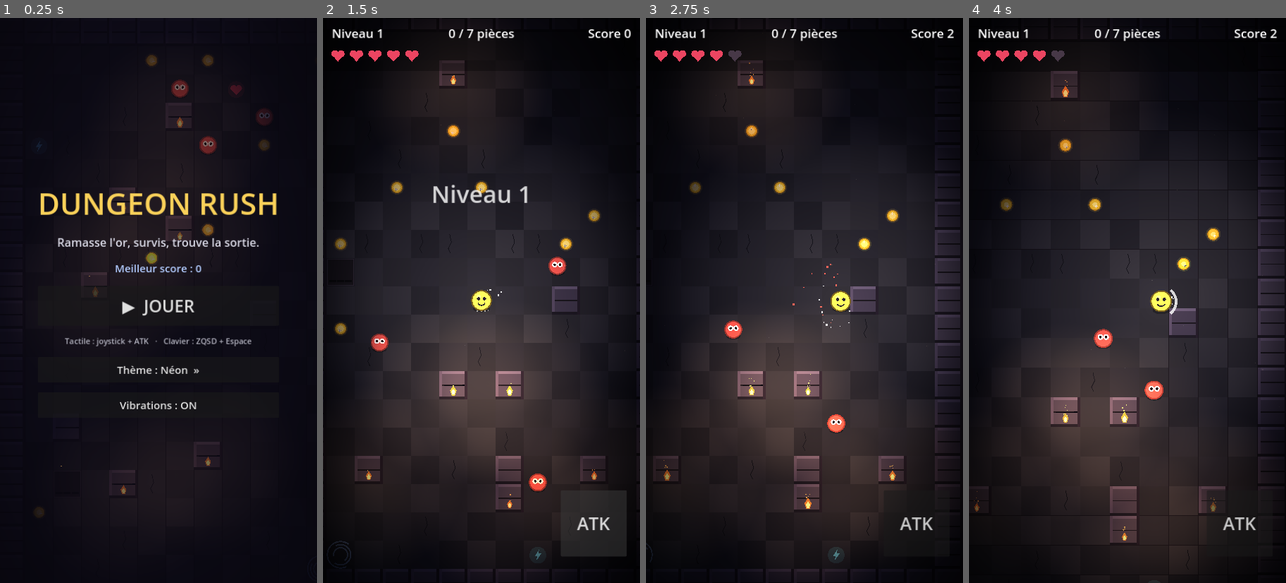
Above: before the commit, frames 1-4 (left to right).
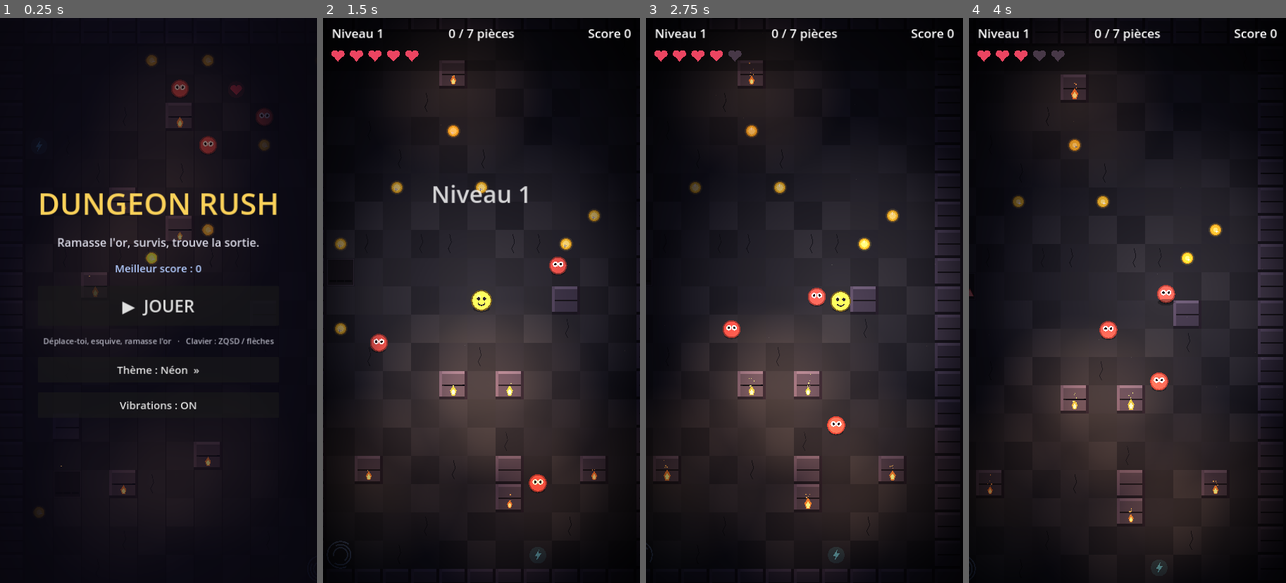
Above: after the commit, the same moments.

Repository: keerigan/godot-dungeon
Game: Godot game, scene res://scenes/Main.tscn
Same seed, same stepped clock (60 frames per second), same inputs: the game is played once before the commit and once after it.
Inputs (mouse positions are in pixels of both pictures, inside the frame that each line leads up to):
- Up to frame 1 (0.25 s): no input
- Up to frame 2 (1.5 s): click "▶ JOUER" at 0.5 s; click (592, 520) at 1.25 s, where only the run before the commit has a clickable "ATK"
- Up to frame 3 (2.75 s): move the mouse to (874, 272) at 2.02 s; hold D from 2.03 s (still down); hold Space from 2.03 s (still down); click (874, 272) at 2.17 s
- Up to frame 4 (4 s): release D at 2.75 s; release Space at 2.75 s; drag from (1064, 328) to (1187, 244) at 2.77 s; move the mouse to (1159, 176) at 3.52 s; hold D from 3.53 s (still down); hold Space from 3.53 s (still down)

The runs differ from the first frame. In frame 1, 0.5% of the frame differs, in the area x 13-87%, y 56-59%; in frame 2, 0.9%; in frame 3, 0.5%; in frame 4, 5.3%, in the area x 0-100%, y 2-99%.

Commit message:
Passage en jeu d'esquive : retrait de l'attaque, rééquilibrage
- Suppression de l'attaque (bouton ATK + Espace) et de son code
- Joystick tactile sur tout l'écran (jeu à un pouce)
- Ennemis plafonnés sous la vitesse du héros (toujours semables) et limités
  en nombre (max 8) pour rester jouable sans riposte
- Les pièges restent le seul moyen d'éliminer les ennemis (les y attirer)
- Écran-titre : texte d'aide mis à jour ; README actualisé

Validé : import + partie simulée headless sans erreur.

Co-Authored-By: Claude Opus 4.8 <noreply@anthropic.com>
Claude-Session: https://claude.ai/code/session_01WATrZWmuEbz921xMfBvaBQ

Diff:
--- a/scripts/Enemy.gd
+++ b/scripts/Enemy.gd
@@ -30,7 +30,7 @@
 		Kind.FAST:
 			radius = 15.0
 			hp = 1
-			speed = min(150.0 + level * 14.0, 300.0)
+			speed = min(140.0 + level * 12.0, 240.0)   # < vitesse du héros
 			body_color = Color(0.95, 0.55, 0.22)
 		Kind.TANK:
 			radius = 26.0
@@ -40,7 +40,7 @@
 		_:
 			radius = 19.0
 			hp = 1
-			speed = min(95.0 + level * 12.0, 230.0)
+			speed = min(95.0 + level * 10.0, 215.0)
 			body_color = Color(0.87, 0.33, 0.31)
 
 
--- a/scripts/Game.gd
+++ b/scripts/Game.gd
@@ -270,7 +270,7 @@
 		_spawn_powerup(free_cells.pop_back(), kind)
 
 	# Ennemis variés, loin du héros
-	var enemy_count := 2 + level
+	var enemy_count := mini(2 + level, 8)
 	var placed := 0
 	for c in free_cells:
 		if placed >= enemy_count:
@@ -342,31 +342,6 @@
 		player.grant_speed(6.0)
 		_burst(player.global_position, Color(0.4, 0.9, 1.0), 12, 170.0, 0.5)
 	_update_hud()
-
-
-func _on_player_attacked() -> void:
-	if state != State.PLAYING:
-		return
-	Sfx.play(Sfx.attack)
-	add_shake(5.0)
-	_camera_punch()
-	_burst(player.global_position + player.facing * 22.0, Color(1, 1, 1, 0.9), 10, 220.0, 0.3)
-	var survivors: Array[Enemy] = []
-	for e in enemies:
-		if not is_instance_valid(e):
-			continue
-		var reach := Player.ATTACK_RADIUS + e.radius
-		if player.global_position.distance_to(e.global_position) <= reach:
-			var dir := e.global_position - player.global_position
-			if dir.length() < 0.01:
-				dir = player.facing
-			if e.take_hit(dir):
-				_kill_enemy(e)
-			else:
-				survivors.append(e)
-		else:
-			survivors.append(e)
-	enemies = survivors
 
 
 func _kill_enemy(e: Enemy) -> void:
@@ -598,7 +573,6 @@
 	player = Player.new()
 	player.z_index = 3   # le héros est toujours au premier plan
 	player.died.connect(_on_player_died)
-	player.attacked.connect(_on_player_attacked)
 	player.health_changed.connect(func(_c, _m): _update_hud())
 	player.coins_changed.connect(func(_c): _update_hud())
 	add_child(player)
@@ -816,23 +790,8 @@
 	joystick = VirtualJoystick.new()
 	hud_root.add_child(joystick)
 
-	var attack_btn := Button.new()
-	attack_btn.text = "ATK"
-	attack_btn.add_theme_font_size_override("font_size", 40)
-	attack_btn.size = Vector2(150, 150)
-	attack_btn.position = Vector2(540, 1070)
-	attack_btn.focus_mode = Control.FOCUS_NONE
-	attack_btn.modulate = Color(1, 1, 1, 0.88)
-	attack_btn.pressed.connect(_on_attack_button)
-	hud_root.add_child(attack_btn)
-
 	_build_title_ui()
 	_build_gameover_ui()
-
-
-func _on_attack_button() -> void:
-	if state == State.PLAYING:
-		player.try_attack()
 
 
 func _build_vignette() -> void:
@@ -937,7 +896,7 @@
 	box.add_child(play)
 
 	var hint := Label.new()
-	hint.text = "Tactile : joystick + ATK   ·   Clavier : ZQSD + Espace"
+	hint.text = "Déplace-toi, esquive, ramasse l'or   ·   Clavier : ZQSD / flèches"
 	hint.horizontal_alignment = HORIZONTAL_ALIGNMENT_CENTER
 	hint.add_theme_font_size_override("font_size", 18)
 	hint.add_theme_color_override("font_color", Color(0.7, 0.7, 0.75))
--- a/scripts/Player.gd
+++ b/scripts/Player.gd
@@ -7,13 +7,9 @@
 signal died
 signal health_changed(current: int, maximum: int)
 signal coins_changed(count: int)
-signal attacked                          ## Émis quand le héros donne un coup
 
-const SPEED := 260.0
+const SPEED := 265.0
 const RADIUS := 22.0
-const ATTACK_RADIUS := 78.0              ## Portée du coup
-const ATTACK_COOLDOWN := 0.40            ## Délai entre deux coups
-const ATTACK_ANIM := 0.18                ## Durée de l'effet visuel du coup
 
 var max_health := 5
 var health := 5
@@ -21,8 +17,6 @@
 var invuln := 0.0                       ## Temps d'invincibilité restant (secondes)
 var joystick_vector := Vector2.ZERO      ## Rempli par le joystick tactile
 var facing := Vector2.RIGHT              ## Dernière direction de déplacement
-var attack_cd := 0.0                     ## Recharge restante du coup
-var attack_anim := 0.0                   ## Temps restant de l'effet visuel
 var speed_boost := 0.0                    ## Temps restant du bonus de vitesse
 var _bob := 0.0                           ## Animation de balancement
 var _blink := 0.0                         ## Temps restant d'un clignement
@@ -58,16 +52,8 @@
 	velocity = dir * spd
 	move_and_slide()
 
-	# Attaque au clavier (Espace) — la recharge empêche le spam
-	if Input.is_physical_key_pressed(KEY_SPACE):
-		try_attack()
-
 	if invuln > 0.0:
 		invuln -= delta
-	if attack_cd > 0.0:
-		attack_cd -= delta
-	if attack_anim > 0.0:
-		attack_anim -= delta
 	if speed_boost > 0.0:
 		speed_boost -= delta
 	# Clignement d'yeux périodique
@@ -78,15 +64,8 @@
 	if _blink > 0.0:
 		_blink -= delta
 	# Toujours redessiner : garantit le retour à l'état normal après le
-	# clignotement d'invincibilité / l'effet de coup.
+	# clignotement d'invincibilité.
 	queue_redraw()
-
-func try_attack() -> void:
-	if attack_cd > 0.0:
-		return
-	attack_cd = ATTACK_COOLDOWN
-	attack_anim = ATTACK_ANIM
-	attacked.emit()
 
 func take_damage(amount: int) -> void:
 	if invuln > 0.0:
@@ -113,8 +92,6 @@
 func reset() -> void:
 	health = max_health
 	invuln = 0.0
-	attack_cd = 0.0
-	attack_anim = 0.0
 	speed_boost = 0.0
 	joystick_vector = Vector2.ZERO
 	velocity = Vector2.ZERO
@@ -126,14 +103,6 @@
 	draw_set_transform(Vector2(0, RADIUS * 0.85), 0.0, Vector2(1.0, 0.42))
 	draw_circle(Vector2.ZERO, RADIUS * 0.85, Color(0, 0, 0, 0.30))
 	draw_set_transform(Vector2.ZERO, 0.0, Vector2.ONE)
-
-	# Effet de coup : arc lumineux devant le héros
-	if attack_anim > 0.0:
-		var progress := 1.0 - attack_anim / ATTACK_ANIM
-		var ang := facing.angle()
-		var reach := lerpf(RADIUS, ATTACK_RADIUS, progress)
-		draw_arc(Vector2.ZERO, reach, ang - 0.9, ang + 0.9, 20,
-			Color(1.0, 1.0, 1.0, 1.0 - progress), 6.0)
 
 	# Aura de vitesse
 	if speed_boost > 0.0:
--- a/scripts/VirtualJoystick.gd
+++ b/scripts/VirtualJoystick.gd
@@ -10,9 +10,6 @@
 
 const MAX_RADIUS := 110.0
 const DEAD_ZONE := 0.12
-## Les appuis démarrant à droite de cette limite (coords de base, largeur 720)
-## sont ignorés : cette zone est réservée au bouton d'attaque.
-const MOVE_ZONE_MAX_X := 480.0
 
 var _active := false
 var _finger := -1
@@ -22,8 +19,6 @@
 func _input(event: InputEvent) -> void:
 	if event is InputEventScreenTouch:
 		if event.pressed and not _active:
-			if event.position.x > MOVE_ZONE_MAX_X:
-				return   # zone réservée au bouton d'attaque
 			_active = true
 			_finger = event.index
 			_center = event.position
Not shown, changed: README.md
